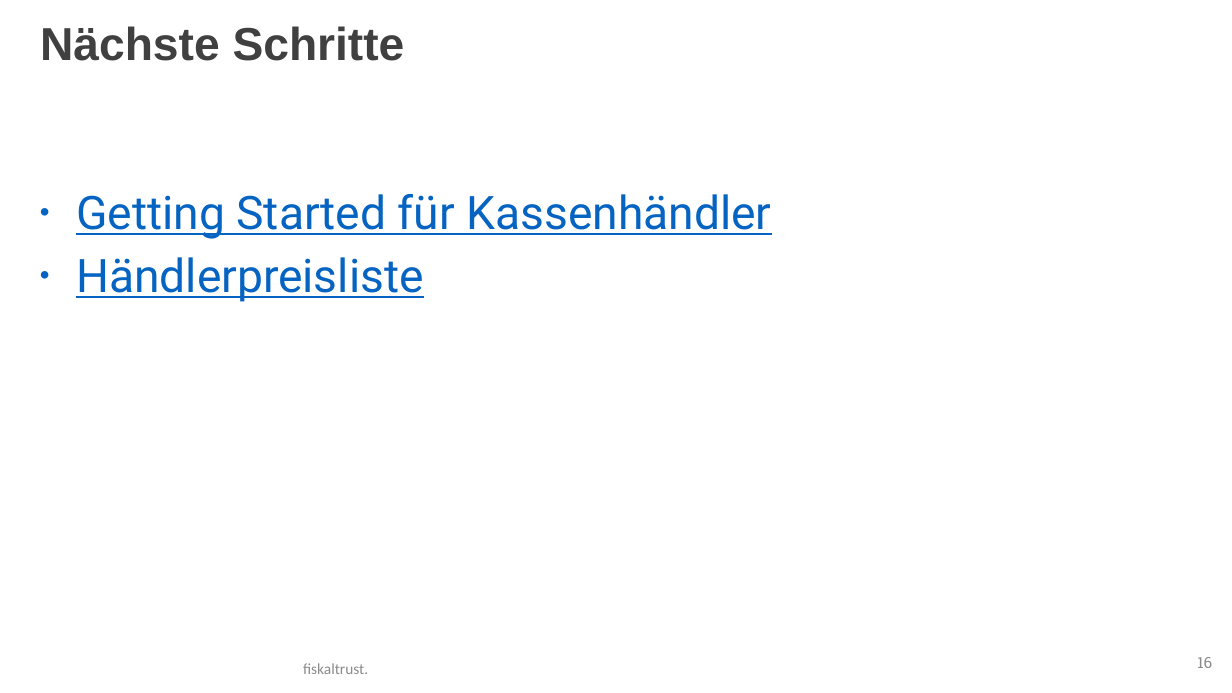
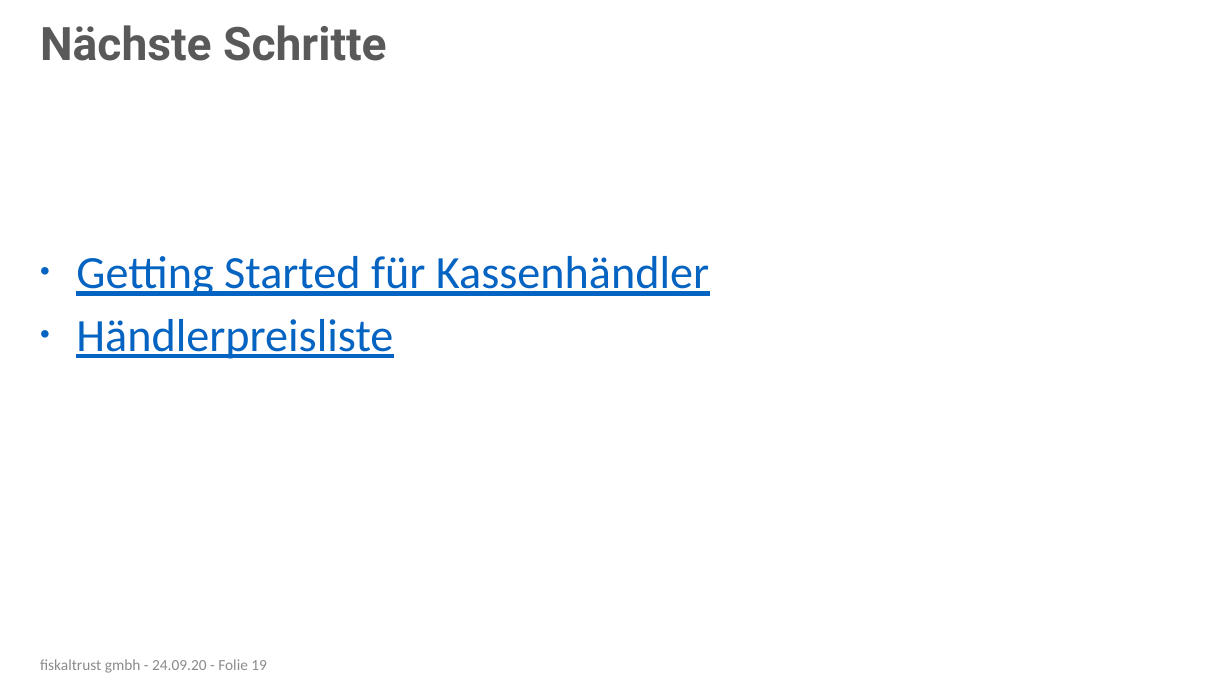
Before and after one commit to fiskaltrust/productdescription-de-doc, a slide deck: slide 19 of for-posdealers/presentation/sales/media/posdealer-sales-rollout.pptx (slide 16 before the commit). Drawn at 1232x693 pixels with LibreOffice and Linux fonts; fonts in the diff are those of the drawing; background and template pictures are left out. Boxes give left, top, right and bottom in pixels: in the first picture for what was removed or moved away, otherwise in the second. Text is boxed around its words. In the diff, an @@ line names an element or a change of style, - is before the commit and + after.

```diff
--- a/for-posdealers/presentation/sales/media/posdealer-sales-rollout.pptx
+++ b/for-posdealers/presentation/sales/media/posdealer-sales-rollout.pptx
@@ title "Nächste Schritte" at <box>40,25,387,61</box>: font Arial to Roboto, text colour #404040 to #595959 @@
@@ text "Getting Started für Kassenhändler" at <box>76,256,709,359</box>: font Roboto to Calibri @@
@@ text added at <box>40,659,267,673</box>, 12 pt, text #8C8C8C @@
+fiskaltrust gmbh - 24.09.20 - Folie 19
@@ page number removed at <box>1197,657,1212,668</box> @@
-16
@@ text removed at <box>303,663,368,674</box> @@
-fiskaltrust.
```
Also in this commit, not shown: 13 other slides changed, 6 slides added, 2 slides removed, 13 other files.
